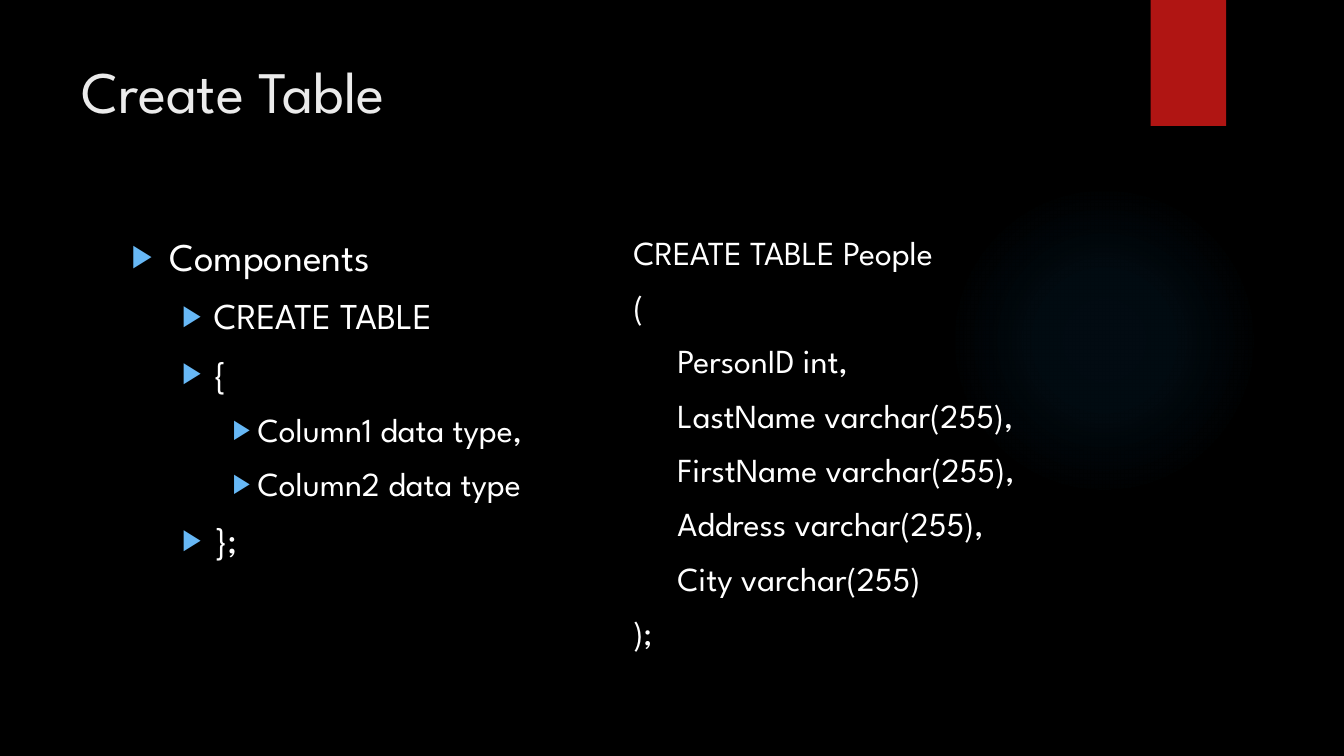
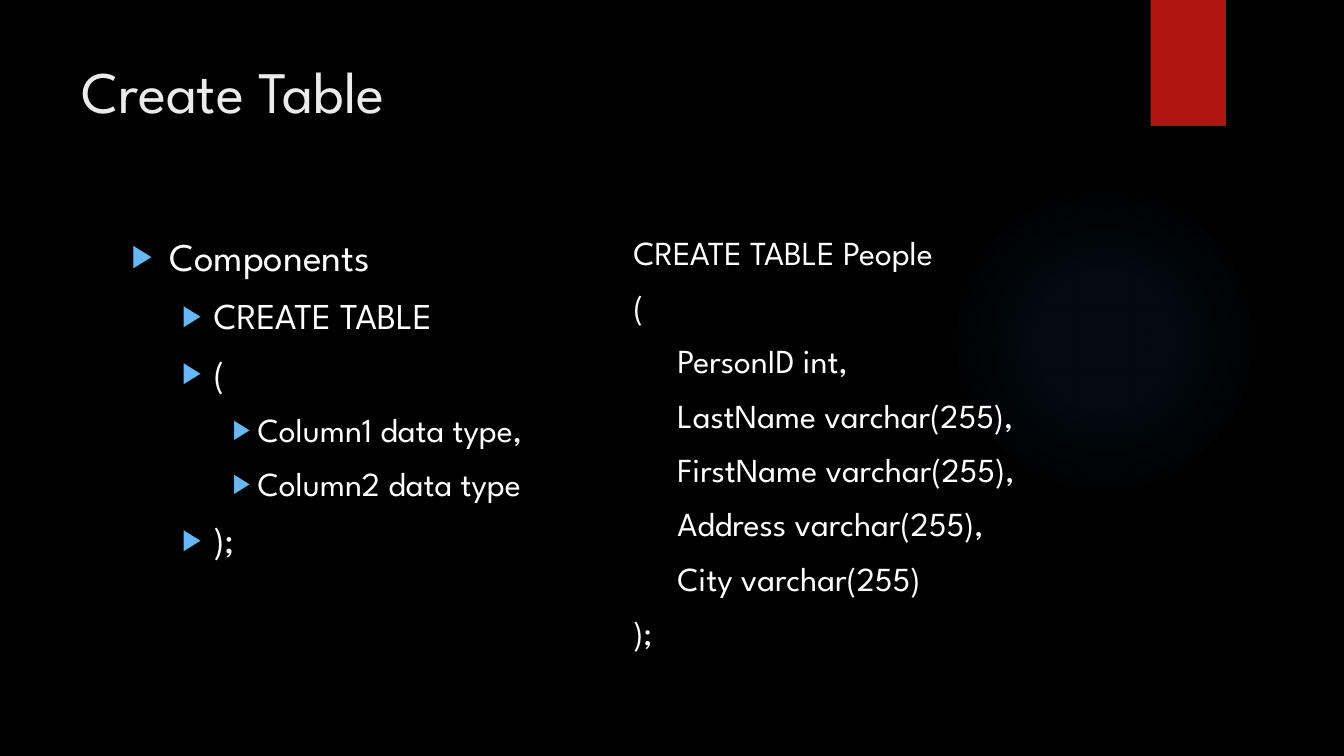
Before and after one commit to LogolsLLC/LogolsFebruary2018, a slide deck: slide 13 of Slides/04_Sql_TrainingPlan.pptx. Drawn at 1344x756 pixels with LibreOffice and Linux fonts; fonts in the diff are those of the drawing; background and template pictures are left out. Boxes give left, top, right and bottom in pixels: in the first picture for what was removed or moved away, otherwise in the second. Text is boxed around its words. In the diff, an @@ line names an element or a change of style, - is before the commit and + after.

```diff
--- a/Slides/04_Sql_TrainingPlan.pptx
+++ b/Slides/04_Sql_TrainingPlan.pptx
@@ text at (x1=170, y1=244, x2=522, y2=503): text changed @@
-  ▶ {
+  ▶ (
@@ text at (x1=170, y1=244, x2=522, y2=503): text changed @@
-  ▶ };
+  ▶ );
```
Also in this commit, not shown: 10 other slides changed, 9 other files.
